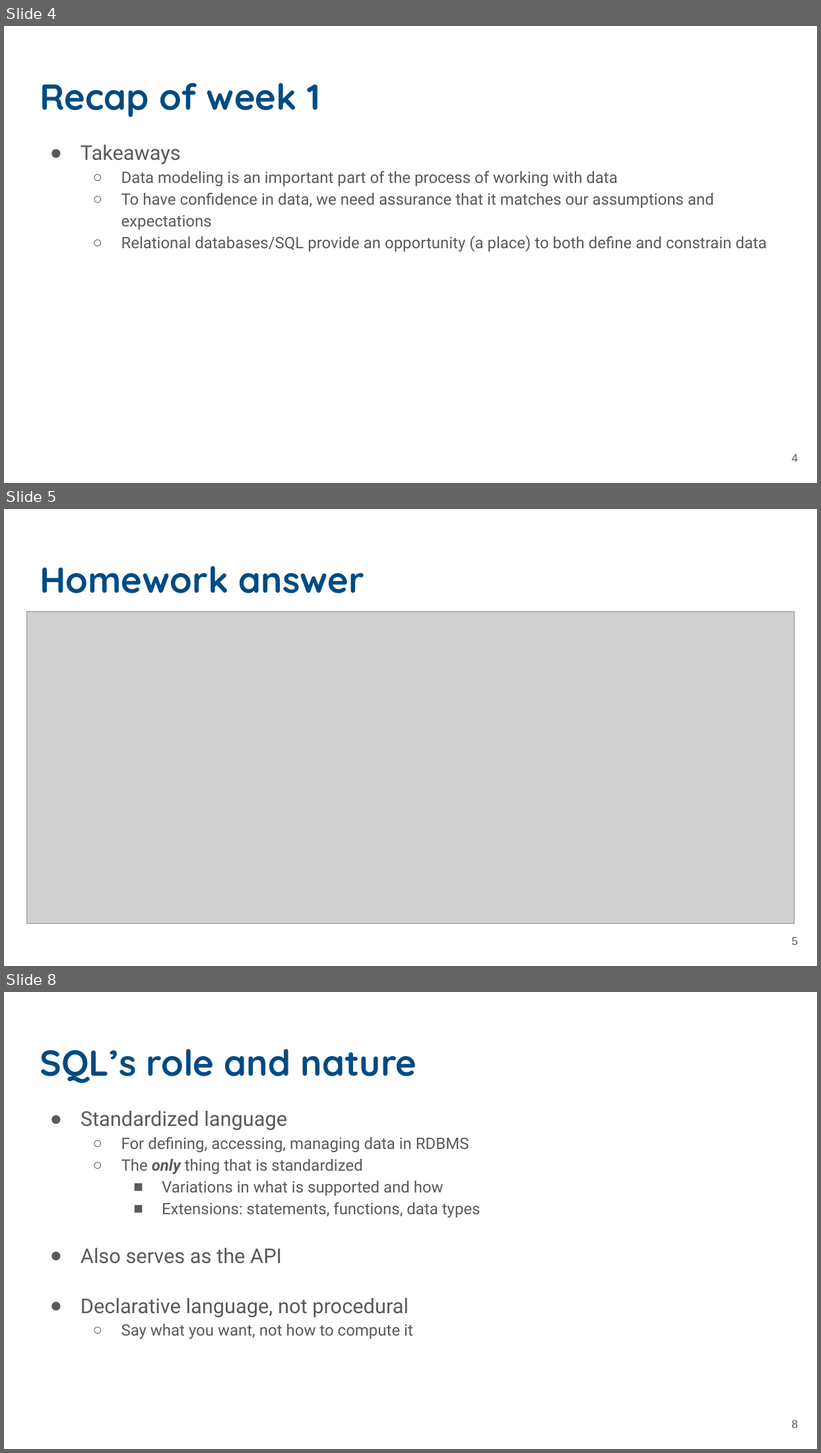
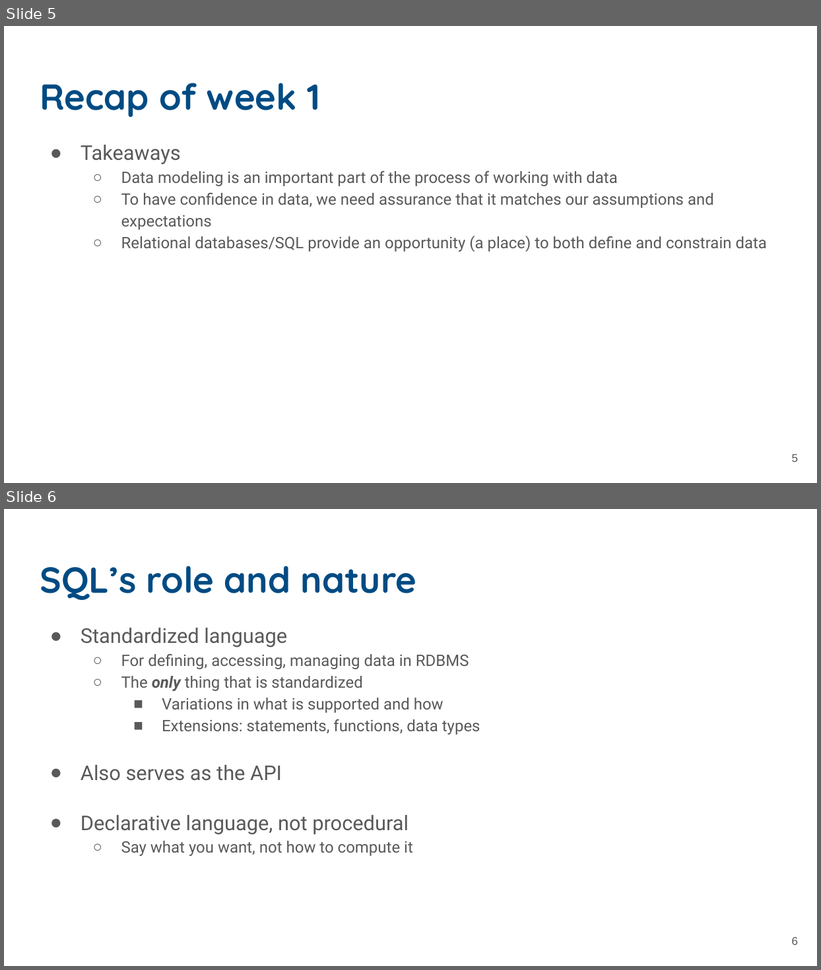
Before and after one commit to UCSB-Library-Research-Data-Services/bren-eds213, a slide deck: modules/week03/slides-03.pptx. Shown one above the other, each under a label of ours: slides 4, 5 and 8 before the commit, slides 5 and 6 after it; the slides between them are not shown. The pictures are 821x1453 and 821x970 pixels, drawn with LibreOffice and Linux fonts; fonts in the diff are those of the drawing; grey boxes stand for pictures. Boxes give left, top, right and bottom in pixels: in the first picture for what was removed or moved away, otherwise in the second. Text is boxed around its words. In the diff, an @@ line names an element or a change of style, - is before the commit and + after.

```diff
--- a/modules/week03/slides-03.pptx
+++ b/modules/week03/slides-03.pptx
@@ slide 5 removed at bbox=[4, 509, 817, 966], background #FFFFFF @@
@@ title removed at bbox=[40, 566, 365, 593] @@
-Homework answer
@@ picture removed at bbox=[26, 611, 795, 923] @@
@@ page number removed at bbox=[792, 937, 799, 945] @@
-5
@@ what was slide 4 is now slide 5 @@
@@ page number at bbox=[792, 454, 799, 462]: text changed @@
-4
+5
@@ what was slide 8 is now slide 6 @@
```
Also in this commit, not shown: 1 slide changed, 2 slides added, 3 other slides removed.
